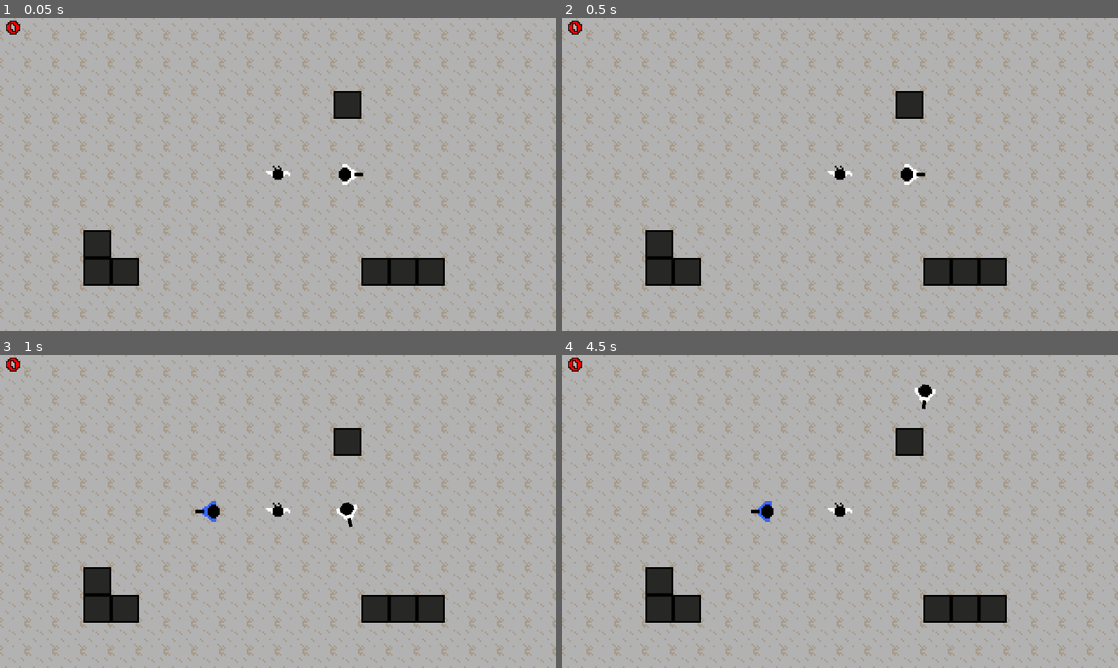
Above: before the commit, frames 1-4 (two rows, left to right).
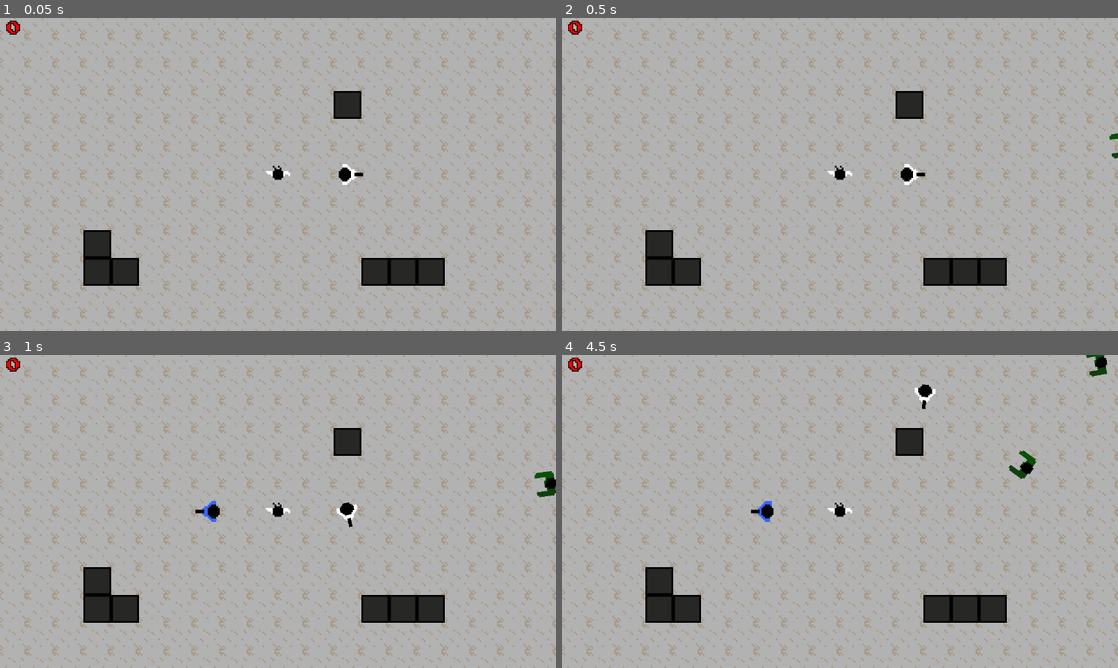
Above: after the commit, the same moments.

Repository: mysterious-ben/zombie-crush
Game: Godot game, scene res://scenes/game.tscn
Same seed, same stepped clock (60 frames per second), same inputs: the game is played once before the commit and once after it.
Inputs:
- Up to frame 1 (0.05 s): no input
- Up to frame 2 (0.5 s): no input
- Up to frame 3 (1 s): hold Right (right) from 0.53 s (still down); tap S (p2_down) at 0.6 s
- Up to frame 4 (4.5 s): release Right (right) at 1.28 s; hold Down (down) 1.28-2.03 s; tap one key every 0.75 s from 1.35 s: A (p2_left) D (p2_right) Shift (p2_shoot) W (p2_up) Space (shoot); hold Right (right) 2.03-2.78 s; hold Up (up) 2.78-3.53 s; hold Left (left) from 3.53 s (still down)

Frame 1 is identical in both runs. In frame 2, less than 0.1% of the frame differs, in the area x 98-100%, y 36-45%; in frame 3, 0.2%; in frame 4, 0.4%, in the area x 80-99%, y 0-40%.

Commit message:
chore: add comments

Diff:
--- a/scenes/game.tscn
+++ b/scenes/game.tscn
@@ -39,7 +39,7 @@
 
 [node name="Game" type="Node2D" unique_id=928269863]
 script = ExtResource("4_game")
-kills_to_win = 10
+kills_to_win = 50
 
 [node name="TileMapFloor" type="TileMapLayer" parent="." unique_id=1244511022]
 tile_map_data = PackedByteArray("AAD2//r/BAAAAAAAAAD3//r/BAAAAAAAAAD4//r/BAAAAAAAAAD5//r/BAAAAAAAAAD6//r/BAAAAAAAAAD7// …(3760 unchanged characters)…
--- a/scenes/zombie.tscn
+++ b/scenes/zombie.tscn
@@ -56,8 +56,6 @@
 
 [node name="zombie" type="CharacterBody2D" unique_id=213358209]
 script = ExtResource("1_httt1")
-move_speed = null
-rotation_speed = null
 
 [node name="AnimatedSprite2D" type="AnimatedSprite2D" parent="." unique_id=551689138]
 sprite_frames = SubResource("SpriteFrames_ruvm8")
--- a/scripts/civilian.gd
+++ b/scripts/civilian.gd
@@ -3,49 +3,49 @@
 # Emitted once, the first time a player bumps into the civilian; the game starts the zombies on it
 signal zombies_are_alarmed
 
-@export_multiline var scream_text: String = "AAAAAAAH\nTHEY ARE COMING"
+@export_multiline var scream_text: String = "AAAAAAA\nTHEY ARE COMING"
+@export_multiline var celebrate_text: String = "WOOOOOW\nTHANK YOU"
 # Seconds the speech stays on screen
 @export var scream_duration: float = 3.0
 
 var has_screamed: bool = false
-var speech_time_left: float = 0.0
+var has_celebrated: bool = false
 
 @onready var speech: Label = $Speech
 @onready var talk_zone: Area2D = $TalkZone
-
 
 # Called once: when the node enters the scene for the first time
 func _ready() -> void:
 	# Groups are tags: zombies find everyone they can chase through this one
 	add_to_group("humans")
-	# TouchZone is an Area2D a bit larger than our body: it notices a player
+	# TalkZone is an Area2D a bit larger than our body: it notices a player
 	# touching us even though we stand still (only a moving body gets slide collisions)
-	talk_zone.body_entered.connect(_on_touch_zone_body_entered)
+	talk_zone.body_entered.connect(_talk_when_someone_is_close)
 
 
-# Called every frame
-func _process(delta: float) -> void:
-	# Countdown: hide the speech after scream_duration seconds
-	if speech.visible:
-		speech_time_left -= delta
-		if speech_time_left <= 0:
-			speech.hide()
-
-
-# Called when any physics body enters the TouchZone
-func _on_touch_zone_body_entered(body: Node2D) -> void:
+# Called when any physics body enters the TalkZone
+func _talk_when_someone_is_close(body: Node2D) -> void:
 	if body is Player:
 		scream()
 
-
 func scream() -> void:
-	if has_screamed or is_dead:
+	if is_dead:
 		return
-	has_screamed = true
-	zombies_are_alarmed.emit()
-	speech.text = scream_text
-	# Speech is "top_level": it ignores our rotation, so the text stays upright.
-	# That also means we place it ourselves: centered, just above the civilian
-	speech.global_position = global_position + Vector2(-speech.size.x / 2, -speech.size.y - 8)
-	speech.show()
-	speech_time_left = scream_duration
+	if not has_screamed:
+		has_screamed = true
+		zombies_are_alarmed.emit()
+		speech.text = scream_text
+		# Speech is "top_level": it ignores our rotation, so the text stays upright.
+		# That also means we place it ourselves: centered, just above the civilian
+		speech.global_position = global_position + Vector2(-speech.size.x / 2, -speech.size.y - 8)
+		speech.show()
+		# When the timer fires, it calls speech.hide(). If the civilian (and its
+		# Speech label) is freed first, Godot drops the connection automatically
+		get_tree().create_timer(scream_duration).timeout.connect(speech.hide)
+		return
+	var game: Game = get_tree().current_scene as Game
+	if not has_celebrated and game and game.is_won:
+		has_celebrated = true
+		speech.text = celebrate_text
+		speech.show()
+		get_tree().create_timer(scream_duration).timeout.connect(speech.hide)
--- a/scripts/game.gd
+++ b/scripts/game.gd
@@ -1,39 +1,41 @@
 # The root of the level: starts the zombies when the civilian is alarmed or shot,
 # spawns zombies and player 2, counts kills, ends well at kills_to_win, restarts on game over
-extends Node2D
+class_name Game extends Node2D
 
 const ZOMBIE_SCENE: PackedScene = preload("res://scenes/zombie.tscn")
 const PLAYER_SCENE: PackedScene = preload("res://scenes/player.tscn")
 const PLAYER2_ACTIONS: Array[String] = ["p2_up", "p2_down", "p2_left", "p2_right", "p2_shoot"]
 
+# Zombies spawn every spawn_interval seconds
 @export var spawn_interval: float = 3.0
 # Every extra_spawn_interval seconds, each spawn brings one more zombie
 @export var extra_spawn_interval: float = 10.0
-# How far outside the visible area zombies appear (zombie sprite is 16x16)
+# How far outside the visible area zombies appear
 @export var spawn_margin: float = 8.0
-
-# Kill this many zombies for the good ending: spawning stops and every zombie dies
+# Kill this many zombies for the good ending
 @export var kills_to_win: int = 100
-
 # Seconds between all players dying and the restart
 @export var restart_delay: float = 5.0
-
 # Color that replaces white on the second player's sprite
 @export var player2_color: Color = Color(0.2, 0.4, 1.0)
 
 # Countdowns: subtract delta every frame, act when they reach zero
 var spawn_time_left: float = 0.0
 var extra_spawn_time_left: float = 0.0
+
+# Other
+var player2_joined: bool = false
 var zombies_per_spawn: int = 1
 var zombies_killed: int = 0
-var player2_joined: bool = false
 # Zombies only spawn after the civilian screams or dies
 var zombies_coming: bool = false
+# All players are dead
 var is_game_over: bool = false
+# All zombies are killed
 var is_won: bool = false
 
+# These variables access other game components in a convenient way
 @onready var hud: HUD = $HUD
-# Where player 2 appears and which way they face; move it in the editor to change that
 @onready var player2_spawn: Marker2D = $Player2Spawn
 @onready var civilian: Civilian = $Civilian
 
@@ -49,28 +51,27 @@
 
 # Called every frame
 func _process(delta: float) -> void:
-	if is_game_over:
+	# Endings
+	if is_game_over or is_won:
 		return
-	# Dead players leave the group once their death animation ends
+
+	# No players alive -> game over
 	if get_tree().get_nodes_in_group("players").is_empty():
 		_game_over()
 		return
 
+	# The second player joins if any control is pressed
 	if not player2_joined:
 		for action in PLAYER2_ACTIONS:
 			if Input.is_action_just_pressed(action):
 				_spawn_player2()
 				break
 
-	# After the good ending no more zombies spawn, even if the civilian screams again
-	if not zombies_coming or is_won:
-		return
-
+	# Zombie spawn logic
 	extra_spawn_time_left -= delta
 	if extra_spawn_time_left <= 0:
 		zombies_per_spawn += 1
 		extra_spawn_time_left = extra_spawn_interval
-
 	spawn_time_left -= delta
 	if spawn_time_left <= 0:
 		for i in zombies_per_spawn: # Repeats zombies_per_spawn times
@@ -86,13 +87,16 @@
 	player2.global_position = player2_spawn.global_position
 	player2.global_rotation = player2_spawn.global_rotation
 	# A new node does nothing until it is added to the scene tree
+	# This is how you can create objects
 	add_child(player2)
 
 
+# Zombies start coming after civilian screams
 func _start_zombies() -> void:
 	zombies_coming = true
 
 
+# Create zombies outside of the screen
 func _spawn_zombie() -> void:
 	# The screen rectangle converted to world coordinates (accounts for the camera)
 	var visible_rect: Rect2 = get_viewport().get_canvas_transform().affine_inverse() * get_viewport_rect()
--- a/scripts/player.gd
+++ b/scripts/player.gd
@@ -10,6 +10,7 @@
 @export var back_speed: float = 30.0
 @export var rotation_speed: float = 3.0 # Radians per second
 
+# Fire a bullet logic
 @export var bullet_spawn_distance: float = 8.0
 @export var shoot_delay: float = 1.0
 
@@ -18,9 +19,10 @@
 @export var action_prefix: String = ""
 # White pixels of the sprite are drawn in this color
 @export var white_replacement: Color = Color.WHITE
+# Players cannot leave the sceen area (margin)
+@export var screen_lock_margin: float = -5.0
 
-@export var from_screen_radius: float = -5.0
-
+# Countdown until the player can fire again
 var _shoot_cooldown_left: float = 0.0
 
 # Called once: when the node enters the scene for the first time
@@ -74,5 +76,5 @@
 func _stay_on_screen() -> void:
 	# The screen rectangle converted to world coordinates (accounts for the camera)
 	var visible_rect: Rect2 = get_viewport().get_canvas_transform().affine_inverse() * get_viewport_rect()
-	var allowed: Rect2 = visible_rect.grow(from_screen_radius)
+	var allowed: Rect2 = visible_rect.grow(screen_lock_margin)
 	global_position = global_position.clamp(allowed.position, allowed.end)
--- a/scripts/zombie.gd
+++ b/scripts/zombie.gd
@@ -33,11 +33,14 @@
 			collider.die()
 
 
+# Zombies alway go to the closest human
 func _find_closest_human() -> Character:
 	var closest: Character = null
 	var closest_distance: float = INF
+	# We cycle through all humans to find the closest one
 	for human: Character in get_tree().get_nodes_in_group("humans"):
 		# Squared distance is cheaper (no square root) and compares the same way
+		# We compare global positions, which ignore the parent's positions
 		var distance: float = global_position.distance_squared_to(human.global_position)
 		if distance < closest_distance:
 			closest_distance = distance
